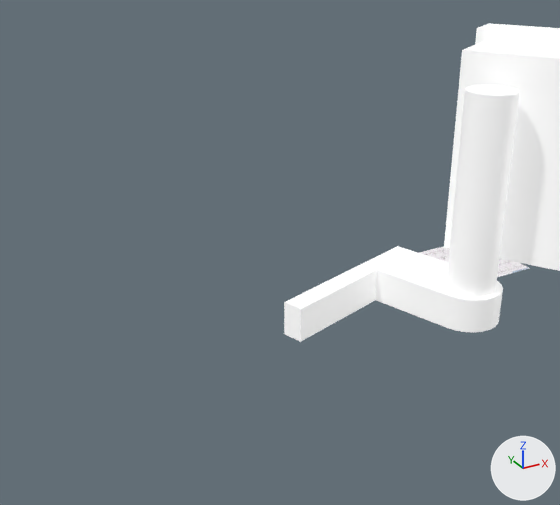
Two versions of the glTF model public/EKG_Leads.gltf, one commit apart.
Both versions are drawn from a camera (50 mm lens) standing at (-1.74, -1.887, 1.14) and looking at (-1.262, -1.017, 0.705). Every picture has the same lights, and +X, +Y and +Z are marked at lower right. Vertices at the same position are counted once.

Names of what the first picture shows: 'Monitor2', 'Monitor2.001', 'Normal-ECG-SCALED-DOWN-WATERMARK'.
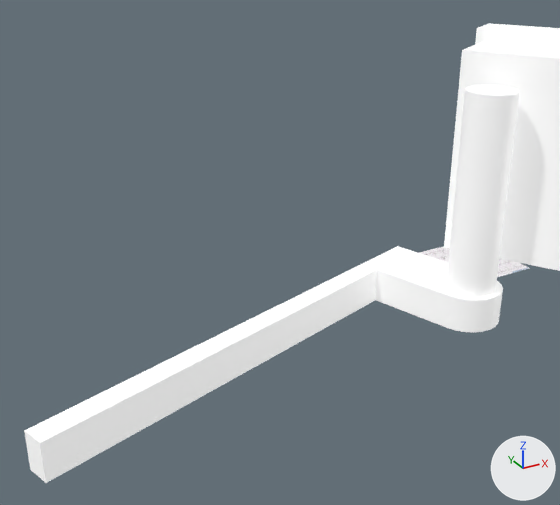
Commit message: Updating ekg file

Pixel boxes (x1, y1, x2, y2) of what changed, in the pictures (560 x 505 px):
'Monitor2.001', reshaped (110% wider, 55% taller): before (284, 85, 520, 342); after (24, 85, 520, 483)
part 1 of me_scene_031, built on: before (284, 302, 301, 342); after (24, 302, 301, 483)

Patch to the scene script:
```diff
--- a/public/EKG_Leads.gltf.py
+++ b/public/EKG_Leads.gltf.py
@@ me_scene_031 @@
 me_scene_031.from_pydata(...)  # 84 vertices, 160 faces; spans x -1.227..-0.888, y -1.111..-0.876, z 0.54..0.907
 # used by ob_monitor2_001; location = (0.0, 0.0, 0.0)
 # verts and faces of me_scene_031; kept vertices keep their numbers, new ones are numbered from 84
 # before: 30 (-1.227, -0.968, 0.54) at pixel (284, 334), 31 (-1.216, -1.0, 0.54) at pixel (300, 341), 32 (-1.216, -1.0, 0.596) at pixel (300, 309), 33 (-1.227, -0.968, 0.596) at pixel (284, 302)
+# me_scene_031 part 1
+delete_faces([(30, 31, 32), (30, 32, 33)])
+verts[84] = (-1.633, -1.136, 0.596)  # pixel (40, 443)
+verts[85] = (-1.643, -1.104, 0.596)  # pixel (24, 430)
+verts[86] = (-1.633, -1.136, 0.54)  # pixel (46, 483)
+verts[87] = (-1.643, -1.104, 0.54)  # pixel (30, 469)
+faces += [(30, 87, 33), (33, 87, 85), (31, 32, 84), (31, 84, 86), (84, 87, 86), (84, 85, 87)]
+faces += [(32, 33, 85), (32, 85, 84), (30, 31, 86), (30, 86, 87)]
 me_scene_031.materials.append(mat_whiteplastic_002)
```
